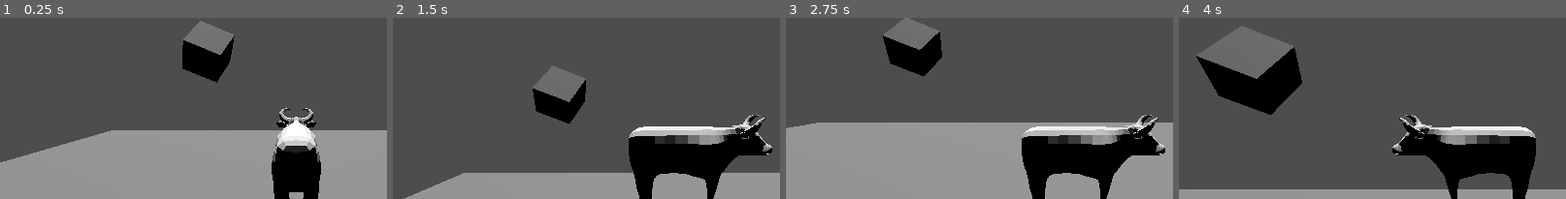
Above: before the commit, frames 1-4 (left to right).
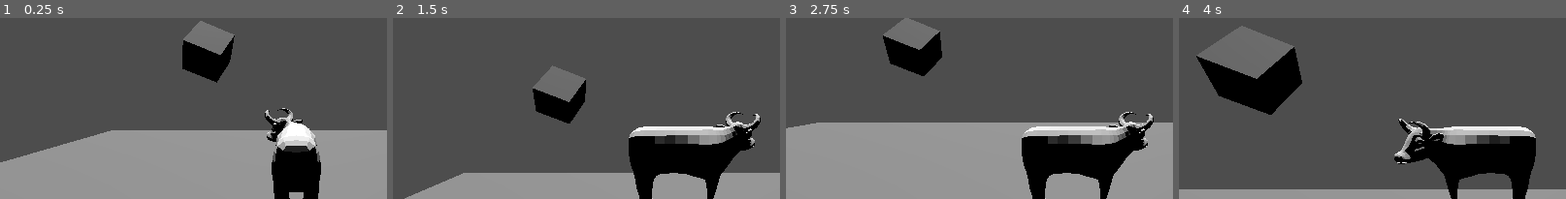
Above: after the commit, the same moments.

Repository: OnTheRadio3/avalon-inverse
Game: Godot game, scene res://game_scenes/game_test.tscn
Same seed, same stepped clock (60 frames per second), same inputs: the game is played once before the commit and once after it.
Inputs:
- Up to frame 1 (0.25 s): no input
- Up to frame 2 (1.5 s): tap Enter at 0.5 s; hold D 0.53-1.28 s; tap J at 0.6 s; hold S from 1.28 s (still down); tap K at 1.35 s
- Up to frame 3 (2.75 s): release S at 2.03 s; hold D from 2.03 s (still down); tap Enter at 2.1 s
- Up to frame 4 (4 s): release D at 2.78 s; hold W 2.78-3.53 s; tap Shift at 2.85 s; hold A from 3.53 s (still down); tap J at 3.6 s
The pictures show only the part of the screen within x 12-62%, y 10-60%; the shares and areas given below are measured in that part.

The runs differ from the first frame. In frame 1, 0.9% of the frame differs, in the area x 68-82%, y 49-69%; in frame 2, 1.4%, in the area x 82-98%, y 51-80%; in frame 3, 1.3%; in frame 4, 1.3%.

Commit message:
Updated Fermi model and animations

Diff:
--- a/entity_scenes/Fermi.tscn
+++ b/entity_scenes/Fermi.tscn
@@ -18,6 +18,14 @@
 [node name="InputHandler" type="Node" parent="." index="0"]
 script = ExtResource("3_hu4y7")
 
+[node name="Skeleton3D" parent="Armature" index="0"]
+bones/3/rotation = Quaternion(0.129801, 0.00349571, 0.0504302, 0.990251)
+bones/4/rotation = Quaternion(0.00781335, 0.0401065, 0.190494, 0.980838)
+bones/5/rotation = Quaternion(-0.343901, -0.0206298, 0.146727, 0.927242)
+bones/8/position = Vector3(-0.0795086, 0.345154, 0.135389)
+bones/8/rotation = Quaternion(0.952749, -0.108144, 0.283606, 0.0119278)
+bones/10/rotation = Quaternion(0.921456, 0.217627, -0.319302, -0.0400487)
+
 [node name="TerrainCollider" type="CollisionShape3D" parent="." index="3"]
 transform = Transform3D(1.91069e-15, 4.37114e-08, -1, 1, -4.37114e-08, 0, -4.37114e-08, -1, -4.37114e-08, 0, 0.842676, 0)
 shape = SubResource("CapsuleShape3D_cq3n5")
Binary file changed: gltf/fermi.glb
